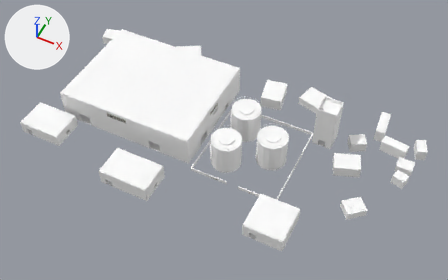
A saved change to the glTF model assets/models/buildings/north_point.glb.
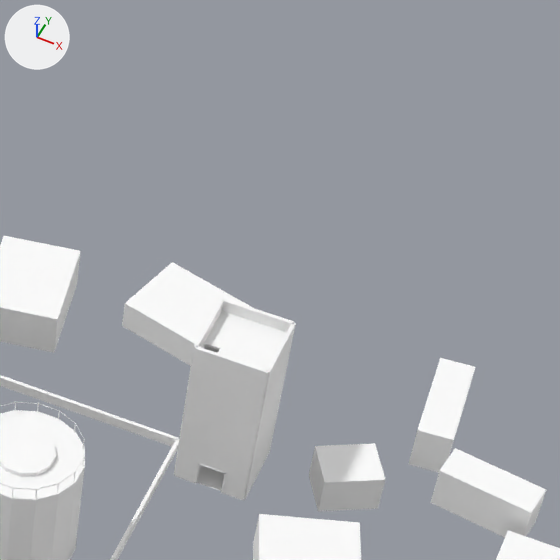
Each version appears first whole from a camera (50 mm lens) standing at (78.5, -119.7, 150.1) and looking at (22.1, -6.7, 9.0), and next in a close-up on the part from 59% to 92% of the width and 6% to 59% of the height. Every picture has the same lights, and +X, +Y and +Z are marked at upper left. The last two pictures show the newer version. Vertices at exactly the same position are counted once.

Objects in the first close-up: 'north_point'.
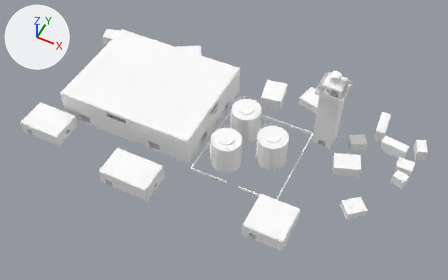
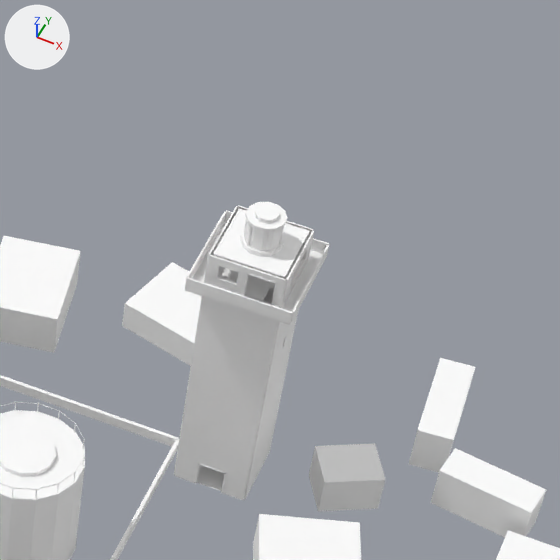
Pixel boxes [x1, y1, x2, y2] of what changed, in the close-ups (560 x 560 px):
'north_point', reshaped
    before: [0, 236, 560, 560]
    after: [0, 202, 560, 560]
part 1 of me_north_point, added
    after: [210, 208, 312, 278]
part 2 of me_north_point, added
    after: [224, 210, 329, 254]
part 3 of me_north_point, added
    after: [185, 277, 293, 323]
part 4 of me_north_point, added
    after: [185, 212, 226, 285]
part 5 of me_north_point, added
    after: [291, 245, 329, 322]
part 6 of me_north_point, added
    after: [241, 231, 284, 257]
part 7 of me_north_point, added
    after: [245, 202, 287, 232]
part 8 of me_north_point, added
    after: [255, 204, 279, 223]
part 9 of me_north_point, added
    after: [185, 222, 322, 325]
part 10 of me_north_point, added
    after: [244, 220, 282, 251]
part 11 of me_north_point, added
    after: [243, 273, 277, 305]
part 12 of me_north_point, built on
    before: [174, 298, 296, 495]
    after: [174, 206, 314, 499]

Diff of the bpy script that builds the scene:
```diff
--- a/assets/models/buildings/north_point.glb.py
+++ b/assets/models/buildings/north_point.glb.py
@@ me_north_point @@
 # used by ob_north_point; location = (0.0, 0.0, 0.0)
-me_north_point.from_pydata(...)  # 7556 vertices, 11310 faces; spans x -43.5..78.8, y -33.2..33.4, z 1.9..17.6
+me_north_point.from_pydata(...)  # 7982 vertices, 11972 faces; spans x -43.5..78.8, y -33.2..33.4, z 1.9..30.5
+# me_north_point part 1: a new loose piece, a box spanning x 45.0..51.0, y 10.0..16.0, z 27.25..27.5, in mat_riptide_atlas
+# me_north_point part 2: a new loose piece, a box spanning x 43.8..52.2, y 17.12..17.27, z 24.5..25.6, in mat_riptide_atlas
+# me_north_point part 3: a new loose piece, a box spanning x 43.8..52.2, y 8.73..8.88, z 24.5..25.6, in mat_riptide_atlas
+# me_north_point part 4: a new loose piece, a box spanning x 43.72..43.88, y 8.95..17.05, z 24.5..25.6, in mat_riptide_atlas
+# me_north_point part 5: a new loose piece, a box spanning x 52.12..52.28, y 8.95..17.05, z 24.5..25.6, in mat_riptide_atlas
+# me_north_point part 6: a new loose piece, a 12-sided cylinder along z spanning x 46.45..49.55, y 11.45..14.55, z 27.5..27.9, in mat_riptide_atlas
+# me_north_point part 7: a new loose piece, a 12-sided cylinder along z spanning x 46.5..49.5, y 11.5..14.5, z 29.95..30.25, in mat_riptide_atlas
+# me_north_point part 8: a new loose piece, a 12-sided cylinder along z spanning x 47.13..48.87, y 12.13..13.87, z 30.25..30.55, in mat_riptide_atlas
+# me_north_point part 9: a new loose piece of 24 vertices spanning x 43.8..52.2, y 8.8..17.2, z 24.2..24.5, in mat_riptide_atlas
+# me_north_point part 10: a new loose piece of 24 vertices spanning x 46.6..49.4, y 11.6..14.4, z 27.9..29.9, in mat_riptide_atlas
+# me_north_point part 11: a new loose piece of 24 vertices spanning x 48.0..50.4, y 9.8..9.9, z 24.4..27.0, in mat_riptide_atlas
+# me_north_point part 12: 26 vertices moved from x 44.8..51.2, y 9.9..16.1, z 15.1..17.6 to x 44.8..51.2, y 9.9..16.1, z 2.5..27.5; 50 vertices removed from x 44.8..51.2, y 9.9..16.1, z 15.1..17.6; 172 vertices added at x 44.8..51.2, y 9.7..16.1, z 2.5..27.5
+# other edits to the shape of me_north_point do not show in these pictures
 me_north_point.materials.append(mat_riptide_atlas)
```
